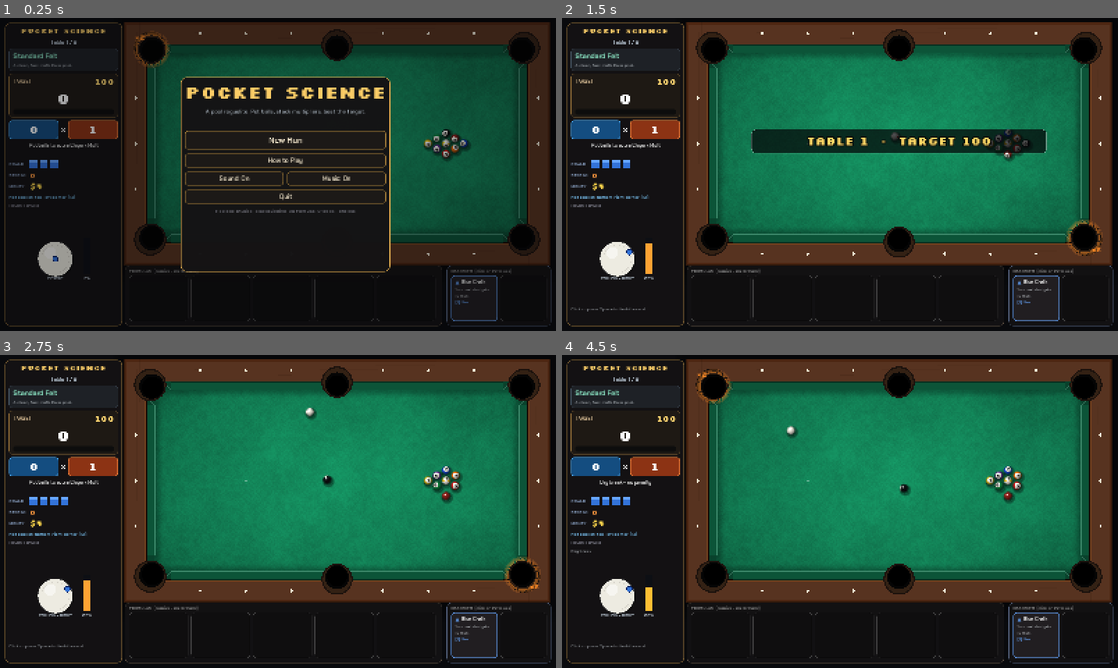
Above: before the commit, frames 1-4 (two rows, left to right).
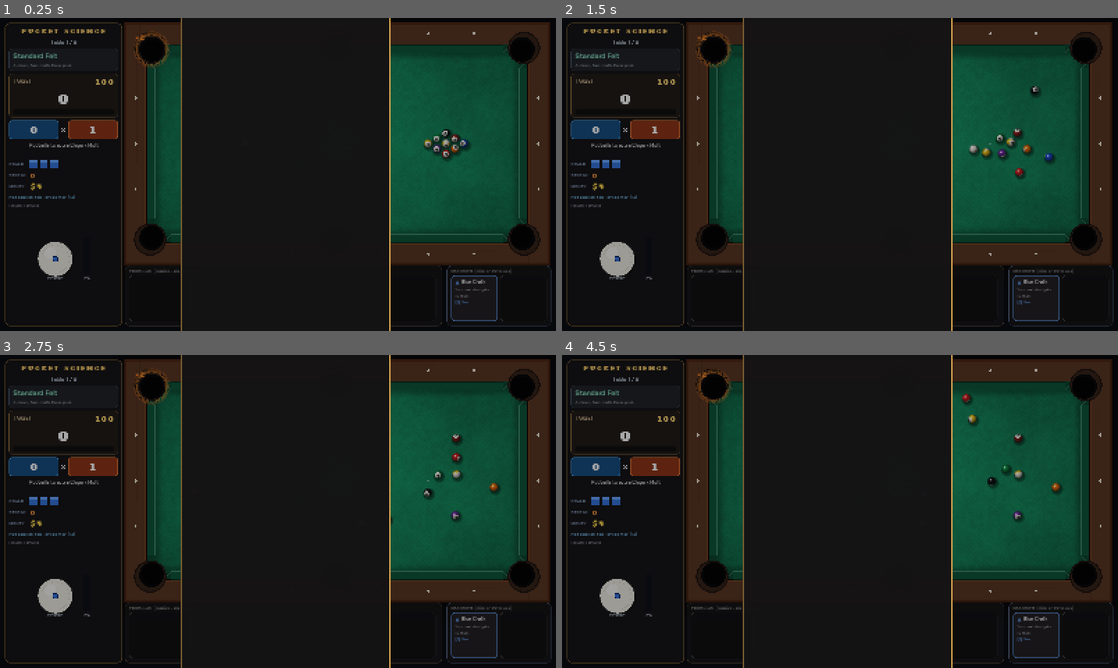
Above: after the commit, the same moments.

Repository: jordanbenjaminmitchell/pocket-science
Game: Godot game, scene res://main.tscn
Two runs of this game, one before a commit and one after it. Both use one fixed random seed, a clock stepped at 60 frames per second and the inputs below.
Inputs (mouse positions are in pixels of both pictures, inside the frame that each line leads up to):
- Up to frame 1 (0.25 s): no input
- Up to frame 2 (1.5 s): click (845, 140) at 0.5 s, where only the run before the commit has a clickable "New Run"; tap Enter at 1.25 s; drag from (617, 259) to (895, 105) at 1.27 s
- Up to frame 3 (2.75 s): tap Space at 2 s; drag from (166, 527) to (250, 574) at 2.02 s
- Up to frame 4 (4.5 s): tap Space at 2.75, 4.25 s; move the mouse to (895, 442) at 2.77 s; hold Right 2.78-3.5 s; tap H at 2.85 s; drag from (812, 574) to (673, 464) at 3.52 s; move the mouse to (1006, 558) at 4.27 s; hold Left from 4.28 s (still down); tap 1 at 4.35 s

The runs differ from the first frame. In frame 1, 9.2% of the frame differs, in the area x 32-71%, y 0-100%; in frame 2, 58%; in frame 3, 60%, in the area x 0-99%, y 0-100%; in frame 4, 60%.

Commit message:
Polish: rail value tags, autosized panels, streak fire trail, confetti, launcher

Diff:
--- a/src/main.gd
+++ b/src/main.gd
@@ -405,6 +405,11 @@
 		if not sim.moving():
 			break
 	view.update_balls(sim)
+	if run.streak >= 3 and sim.alive[_cue_index()] == 1:
+		var cv := sim.vel[_cue_index()]
+		if cv.length() > 120.0:
+			var heat := clampf((run.streak - 2) / 5.0, 0.2, 1.0)
+			view.trail(sim.pos[_cue_index()], Color(1.0, 0.55 - heat * 0.3, 0.1).lerp(Color(0.4, 0.8, 1.0), 0.0), heat)
 	if not sim.moving() or sim.time > 30.0:
 		if sim.time > 30.0:
 			for i in sim.count():
@@ -675,6 +680,7 @@
 	view.add_shake(6.0)
 	for k in layout.pockets.size():
 		view.burst(layout.pockets[k].pos, Color(1, 0.85, 0.4), 30, 320)
+	view.confetti()
 	var final: bool = run.table_index == run.plan.size() - 1
 	var rows := run.payout()
 	_refresh_hud()
@@ -1032,7 +1038,7 @@
 	bsb.content_margin_bottom = 10
 	banner.add_theme_stylebox_override("normal", bsb)
 	banner.horizontal_alignment = HORIZONTAL_ALIGNMENT_CENTER
-	banner.position = Vector2(545, 320)
+	banner.position = Vector2(545, 150)
 	banner.size = Vector2(850, 70)
 	banner.pivot_offset = Vector2(425, 35)
 	banner.add_theme_constant_override("outline_size", 12)
@@ -1175,7 +1181,10 @@
 	var d := _label(f.desc, 11, Color(0.78, 0.8, 0.82), F_REG)
 	d.autowrap_mode = TextServer.AUTOWRAP_WORD_SMART
 	d.custom_minimum_size = Vector2(146, 0)
-	v.add_child(d)
+	if state != S.SHOP:
+		v.add_child(d)
+	else:
+		v.add_child(_label(Catalog.rarity_name(f.r), 11, accent))
 	if id == "catalyst":
 		v.add_child(_label("Now: +%s Mult" % _fmt(run.catalyst), 12, accent))
 	p.tooltip_text = "%s (%s)\n%s" % [f.name, Catalog.rarity_name(f.r), f.desc]
@@ -1238,9 +1247,11 @@
 func _center_panel(w: float, h: float, accent: Color = Color(0.85, 0.65, 0.3), at: Vector2 = Vector2(-1, -1)) -> VBoxContainer:
 	var p := PanelContainer.new()
 	p.add_theme_stylebox_override("panel", _style(Color(0.08, 0.075, 0.08, 0.98), accent, 2, 16))
-	p.custom_minimum_size = Vector2(w, h)
-	p.size = Vector2(w, h)
+	p.custom_minimum_size = Vector2(w, 0)
+	p.size = Vector2(w, 0)
 	p.position = at if at.x >= 0 else Vector2((1600 - w) * 0.5, (900 - h) * 0.5)
+	if at.x < 0:
+		p.resized.connect(func(): p.position.y = (900.0 - p.size.y) * 0.5)
 	overlay.add_child(p)
 	var v := VBoxContainer.new()
 	v.add_theme_constant_override("separation", 12)
@@ -1381,7 +1392,8 @@
 	_clear_overlay()
 	var d := _dim(0.6)
 	d.set_anchors_preset(Control.PRESET_TOP_LEFT)
-	d.size = Vector2(1600, 706)
+	d.position = Vector2(352, 0)
+	d.size = Vector2(1248, 706)
 	d.mouse_filter = Control.MOUSE_FILTER_IGNORE
 	overlay.mouse_filter = Control.MOUSE_FILTER_IGNORE
 	var v := _center_panel(1040, 600, Color(0.85, 0.65, 0.3), Vector2(450, 70))
--- a/src/view/table_view.gd
+++ b/src/view/table_view.gd
@@ -169,7 +169,7 @@
 	for p in particles:
 		p.life -= delta
 		p.pos += p.vel * delta
-		p.vel *= 1.0 - minf(1.0, delta * 3.0)
+		p.vel *= 1.0 - minf(1.0, delta * p.get("drag", 3.0))
 	particles = particles.filter(func(p): return p.life > 0.0)
 	for p in popups:
 		p.life -= delta
@@ -193,6 +193,19 @@
 		var a := randf() * TAU
 		var s := randf_range(0.3, 1.0) * speed
 		particles.append({"pos": p, "vel": Vector2(cos(a), sin(a)) * s, "life": randf_range(0.35, 0.8), "max": 0.8, "color": c, "size": randf_range(1.5, 4.0)})
+
+
+func trail(p: Vector2, c: Color, heat: float) -> void:
+	for i in int(1 + heat * 2):
+		var a := randf() * TAU
+		particles.append({"pos": p + Vector2(cos(a), sin(a)) * randf_range(0, R * 0.6), "vel": Vector2(cos(a), sin(a)) * 20.0, "life": 0.35 + heat * 0.25, "max": 0.6, "color": c, "size": 2.5 + heat * 3.0})
+
+
+## Celebration: coloured paper falling across the table.
+func confetti() -> void:
+	var cols := [Color(1, 0.8, 0.3), Color(0.3, 0.8, 1), Color(1, 0.4, 0.5), Color(0.5, 1, 0.6), Color(0.8, 0.5, 1)]
+	for i in 160:
+		particles.append({"pos": Vector2(randf_range(0, W), randf_range(-80, -10)), "vel": Vector2(randf_range(-60, 60), randf_range(250, 520)), "life": randf_range(1.2, 2.2), "max": 2.2, "color": cols[i % cols.size()], "size": randf_range(2.5, 4.5), "drag": 0.0})
 
 
 func popup(p: Vector2, text: String, c: Color, size: int = 22, life: float = 1.1) -> void:
@@ -378,9 +391,13 @@
 		var pk: Dictionary = layout.pockets[preview_pocket]
 		var p: Vector2 = pk.pos
 		var dir: Vector2 = pk.dir
-		var lp := p + dir * 70.0
+		# Sit the value tag out on the rail, beyond the pocket.
+		var lp := p - dir * 34.0
+		if pk.side:
+			lp = p - dir * 26.0
 		var fs := 17
 		var w := font_bold.get_string_size(preview_text, HORIZONTAL_ALIGNMENT_LEFT, -1, fs).x
+		lp.x = clampf(lp.x, -RAIL + w * 0.5, W + RAIL - w * 0.5)
 		var rect := Rect2(lp + Vector2(-w * 0.5 - 8, -15), Vector2(w + 16, 24))
 		o.draw_rect(rect, Color(0.05, 0.05, 0.08, 0.8), true)
 		o.draw_rect(rect, Color(1.0, 0.82, 0.3, 0.8), false, 1.5)
Not shown, added: Play Pocket Science.cmd
